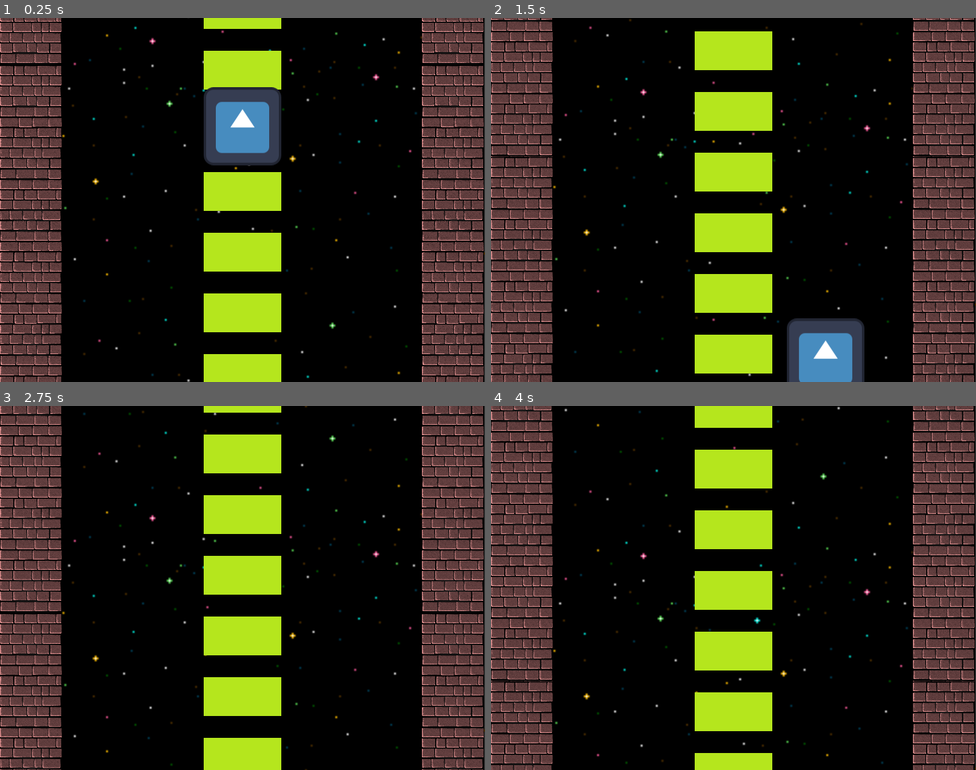
Above: before the commit, frames 1-4 (two rows, left to right).
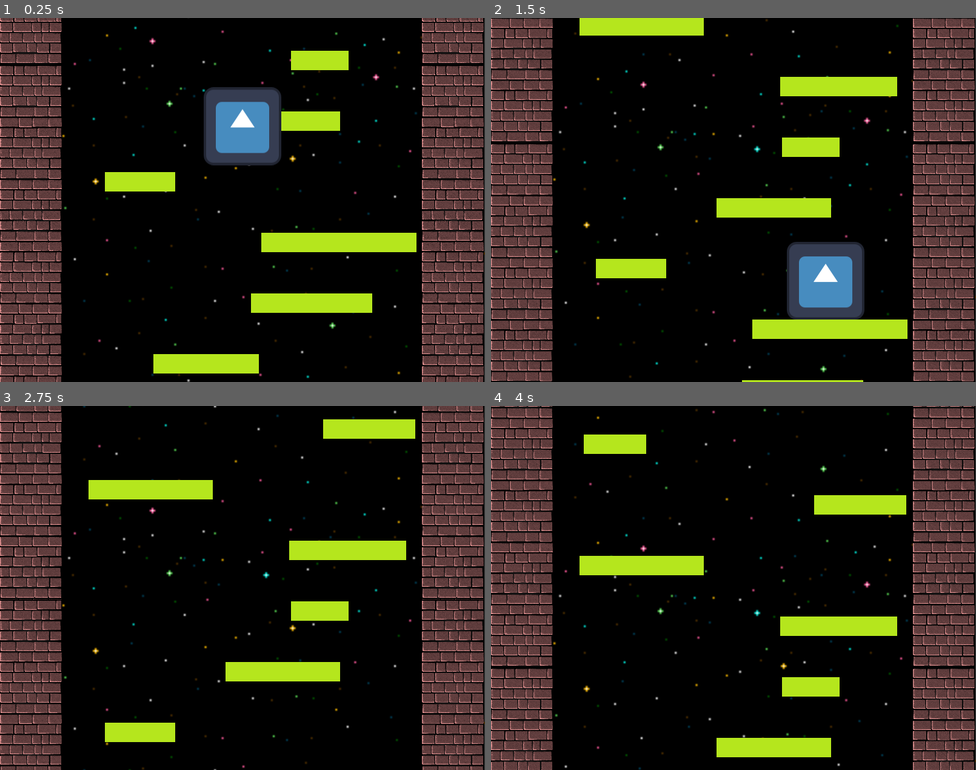
Above: after the commit, the same moments.

Repository: arko-poet/godot-games
Game: Godot game, scene res://tower.tscn
The game is run twice, just before and just after one commit, with the same random seed, the same clock (stepped at 60 frames per second) and the same inputs. The project has no main scene, so this scene is started directly. The engine's default icon, where the game draws it, is replaced by a stand-in: a white triangle on a blue panel in a dark square.
Inputs:
- Up to frame 1 (0.25 s): no input
- Up to frame 2 (1.5 s): hold D (move_right) 0.53-1.28 s; hold A (move_left) from 1.28 s (still down)
- Up to frame 3 (2.75 s): release A (move_left) at 2.03 s; hold D (move_right) from 2.03 s (still down)
- Up to frame 4 (4 s): release D (move_right) at 2.78 s; hold W (move_up) 2.78-3.53 s; hold A (move_left) from 3.53 s (still down)

The runs differ from the first frame. In frame 1, 12% of the frame differs, in the area x 21-86%, y 0-100%; in frame 2, 37%, in the area x 0-100%, y 0-100%; in frame 3, 31%; in frame 4, 31%.

Commit message:
feat(tower): randomise floor size and position

Diff:
--- a/tower/floor.gd
+++ b/tower/floor.gd
@@ -1,9 +1,16 @@
 class_name Floor
 extends StaticBody2D
 
-var size: Vector2
+var size: Vector2 ## size of Sprite and Collision
+@onready var collision : CollisionShape2D = $Collision
+@onready var sprite : Sprite2D = $Sprite
+
+
+func _ready():
+	collision.shape = RectangleShape2D.new()
+
 
 func set_size(size_: Vector2) -> void:
-	$Sprite.scale = size_
-	$Collision.shape.size = size_
+	sprite.scale = size_
+	collision.shape.size = size_
 	self.size = size_
--- a/tower/floor.tscn
+++ b/tower/floor.tscn
@@ -1,10 +1,7 @@
 [gd_scene format=3 uid="uid://o8cc4b4ta3kf"]
 
 [ext_resource type="Script" uid="uid://qevnbgb03ku2" path="res://floor.gd" id="1_cgngl"]
-[ext_resource type="Texture2D" uid="uid://pcsg5haicg5x" path="res://sprites/green.png" id="1_oj3tl"]
-
-[sub_resource type="RectangleShape2D" id="RectangleShape2D_cgngl"]
-size = Vector2(48, 48)
+[ext_resource type="Texture2D" uid="uid://pcsg5haicg5x" path="res://sprites/floor_texture.png" id="1_oj3tl"]
 
 [node name="Floor" type="StaticBody2D" unique_id=886591708]
 collision_layer = 4
@@ -17,5 +14,4 @@
 texture = ExtResource("1_oj3tl")
 
 [node name="Collision" type="CollisionShape2D" parent="." unique_id=61855673]
-shape = SubResource("RectangleShape2D_cgngl")
 one_way_collision = true
--- a/tower/player.gd
+++ b/tower/player.gd
@@ -1,4 +1,5 @@
 extends CharacterBody2D
+
 
 func _physics_process(_delta: float) -> void:
 	if Input.is_action_pressed("move_left"):
--- a/tower/tower.gd
+++ b/tower/tower.gd
@@ -4,12 +4,17 @@
 const FLOOR_SCENE := preload("res://floor.tscn")
 const FLOOR_COUNT := 20
 const FLOOR_SPACING := 100
-const FLOOR_HEIGHT := 64
+const FLOOR_HEIGHT := 32
+const MIN_FLOOR_WIDTH := 64
+const MAX_FLOOR_WIDTH := 256
+const MAX_CAMERA_BOOST := 4.0
+const WALL_WIDTH := 102.4
 
 var floors : Array[Floor] = []
 var viewport_size : Vector2
 @onready var camera : Camera2D = $Camera
 @onready var player : Node2D = $Player
+
 
 # Called when the node enters the scene tree for the first time.
 func _ready() -> void:
@@ -18,11 +23,10 @@
 	# initialise pool of floors
 	for i in range(FLOOR_COUNT):
 		var f : Floor = FLOOR_SCENE.instantiate()
-		f.position.y -= FLOOR_SPACING * i - viewport_size.y
-		f.position.x = viewport_size.x * 0.5
-		f.set_size(Vector2(128, FLOOR_HEIGHT))
+		f.position.y += viewport_size.y - FLOOR_HEIGHT * 0.5
+		add_child(f)
+		_set_floor_properties(f, i)
 		floors.append(f)
-		add_child(f)
 
 
 # Called every frame. 'delta' is the elapsed time since the previous frame.
@@ -32,11 +36,22 @@
 	var camera_center : Vector2 = camera.global_position + viewport_size * 0.5
 	var offset_ratio = (player.position.y - camera_center.y) / (viewport_size.y * 0.5)
 	if offset_ratio < 0.0:
-		dy *= 1.0 + 4.0 * abs(offset_ratio)
+		dy *= 1.0 + MAX_CAMERA_BOOST * abs(offset_ratio)
 	camera.global_position.y -= dy
 
-	# pooling of floors
+	# floor pooling - move floors up if they leave screen
 	if camera.global_position.y + viewport_size.y + FLOOR_HEIGHT * 0.5 < floors[0].position.y:
 		var first_floor : Floor = floors.pop_front()
-		first_floor.position.y -= FLOOR_COUNT * FLOOR_SPACING
+		_set_floor_properties(first_floor)
 		floors.push_back(first_floor)
+
+
+## i is an index representing position of Floor in array
+## i is only used when initialising floors Array
+## i defaults to FLOOR_COUNT so that it can be repositioned to the top of Array
+func _set_floor_properties(f: Floor, i: int = FLOOR_COUNT):
+	var width := randi_range(MIN_FLOOR_WIDTH, MAX_FLOOR_WIDTH)
+	f.set_size(Vector2(width, FLOOR_HEIGHT))
+	f.position.y -= FLOOR_SPACING * i
+	var x_offset = WALL_WIDTH + width * 0.5
+	f.position.x = randf_range(x_offset, viewport_size.x - x_offset)
--- a/tower/tower.tscn
+++ b/tower/tower.tscn
@@ -3,7 +3,7 @@
 [ext_resource type="Texture2D" uid="uid://c084ile7r2hh0" path="res://sprites/black_background.png" id="1_stebd"]
 [ext_resource type="Texture2D" uid="uid://ctq8t6bmq6wkv" path="res://sprites/stars.png" id="1_vedim"]
 [ext_resource type="Script" uid="uid://ciu6xd7wu5kar" path="res://tower.gd" id="3_stebd"]
-[ext_resource type="Texture2D" uid="uid://dvl5oqupugse3" path="res://sprites/brickwall.png" id="4_jbe1c"]
+[ext_resource type="Texture2D" uid="uid://dvl5oqupugse3" path="res://sprites/brick_wall.png" id="4_jbe1c"]
 [ext_resource type="Script" uid="uid://dlk4ojdr4qufi" path="res://player.gd" id="5_lny5m"]
 [ext_resource type="Texture2D" uid="uid://bjwsakoadnovr" path="res://icon.svg" id="6_4ibu2"]
 
Renamed: tower/sprites/brickwall.png -> tower/sprites/brick_wall.png
Not shown, changed: tower/sprites/brick_wall.png.import
Renamed: tower/sprites/green.png -> tower/sprites/floor_texture.png
Not shown, added: tower/sprites/floor_texture.png.import
